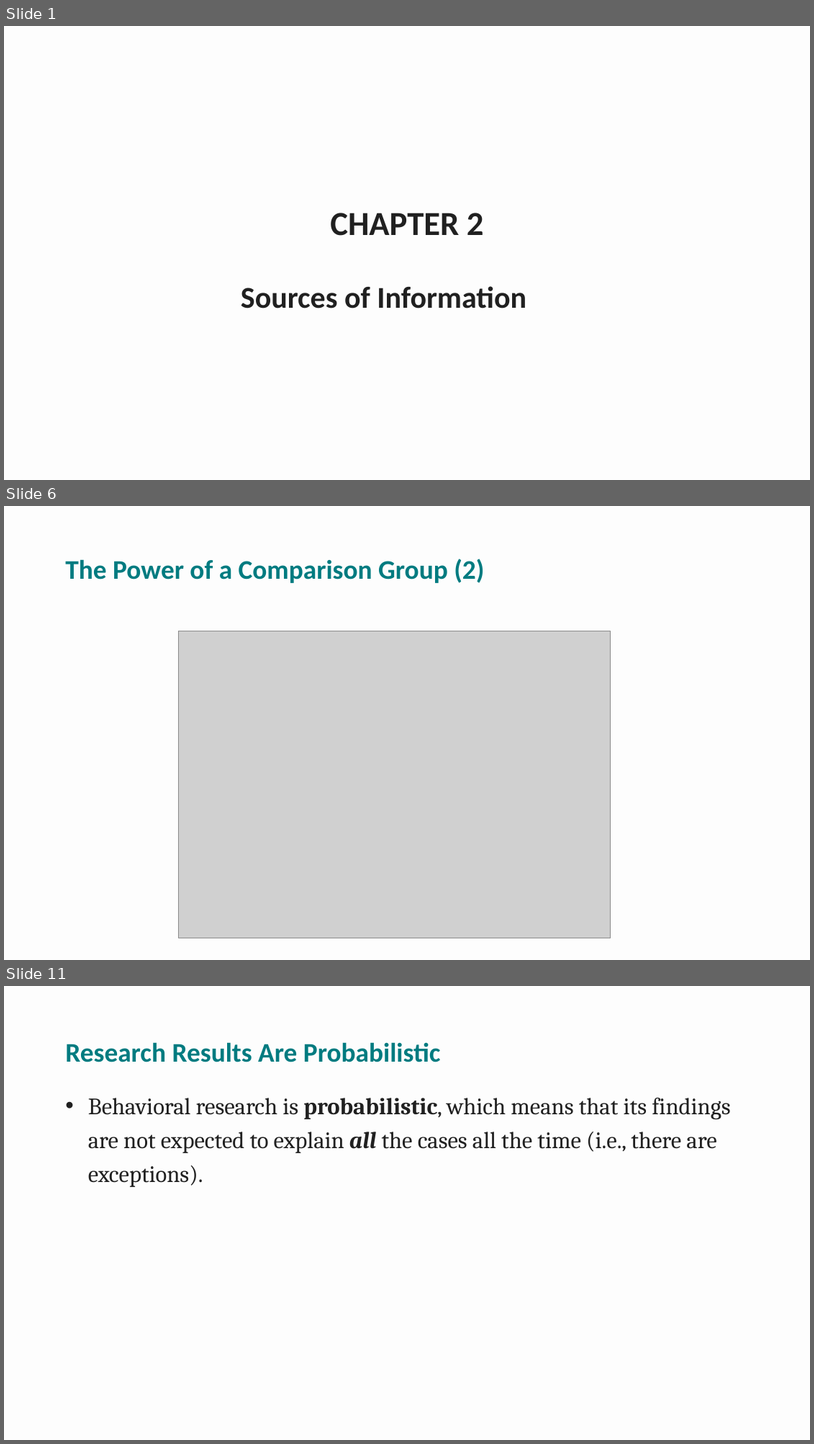
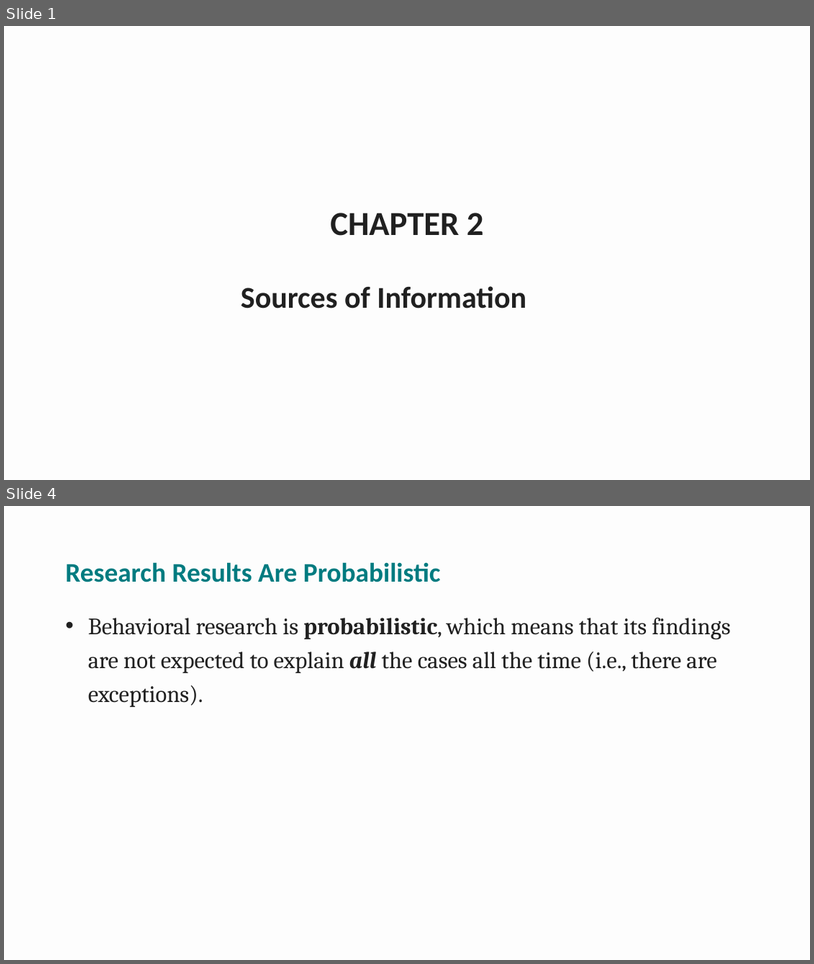
Before and after one commit to npm27/Teaching-Materials, a slide deck: Research Methods/Spring 26/Slides/2 Chapter 2.pptx. Shown one above the other, each under a label of ours: slides 1, 6 and 11 before the commit, slides 1 and 4 after it; the slides between them are not shown. The pictures are 814x1444 and 814x964 pixels, drawn with LibreOffice and Linux fonts; fonts in the diff are those of the drawing; grey boxes stand for pictures. Boxes give left, top, right and bottom in pixels: in the first picture for what was removed or moved away, otherwise in the second. Text is boxed around its words. In the diff, an @@ line names an element or a change of style, - is before the commit and + after.

```diff
--- a/Research Methods/Spring 26/Slides/2 Chapter 2.pptx
+++ b/Research Methods/Spring 26/Slides/2 Chapter 2.pptx
@@ slide 6 removed at (4, 506, 810, 960), background #FDFDFD @@
@@ title removed at (65, 559, 484, 583) @@
-The Power of a Comparison Group (2)
@@ picture removed at (178, 631, 611, 937) @@
@@ what was slide 11 is now slide 4 @@
```
Also in this commit, not shown: 5 slides changed, 1 slide added, 5 other slides removed, 40 other files.
